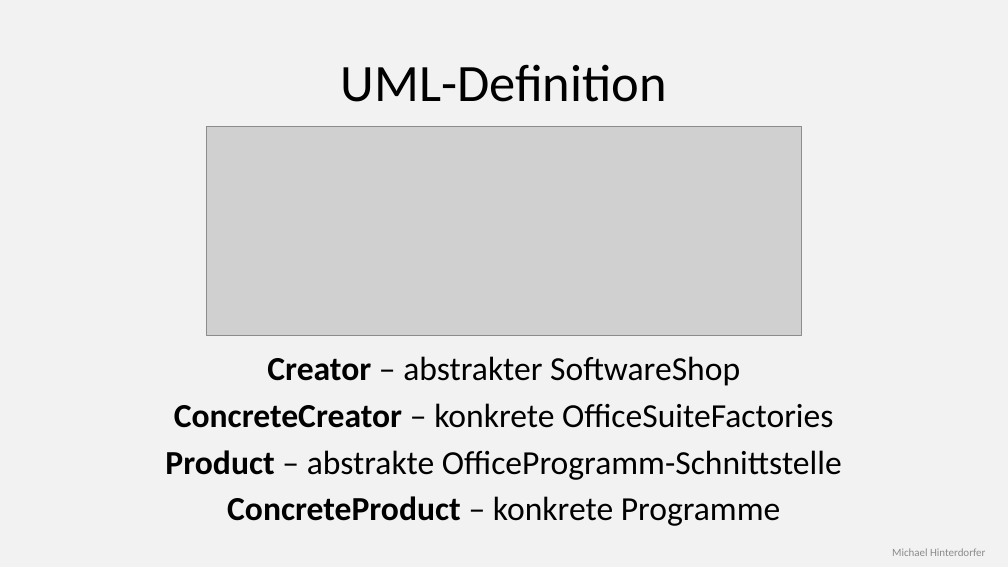
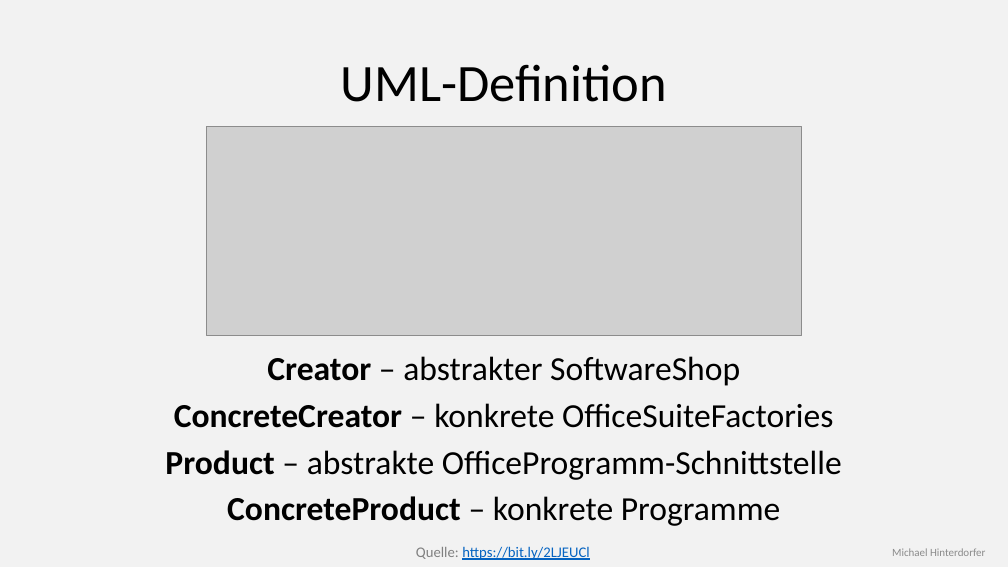
Before and after one commit to mhinterdorfer/FactoryMethod, a slide deck: slide 36 of Presentation/Präsentation.pptx. Drawn at 1008x567 pixels with LibreOffice and Linux fonts; fonts in the diff are those of the drawing; grey boxes stand for pictures. Boxes give left, top, right and bottom in pixels: in the first picture for what was removed or moved away, otherwise in the second. Text is boxed around its words. In the diff, an @@ line names an element or a change of style, - is before the commit and + after.

```diff
--- a/Presentation/Präsentation.pptx
+++ b/Presentation/Präsentation.pptx
@@ text added at [416,546,589,560], 14 pt, text #0563C1, underline @@
+Quelle: https://bit.ly/2LJEUCl
```
Also in this commit, not shown: 10 other slides changed, 2 slides added.
